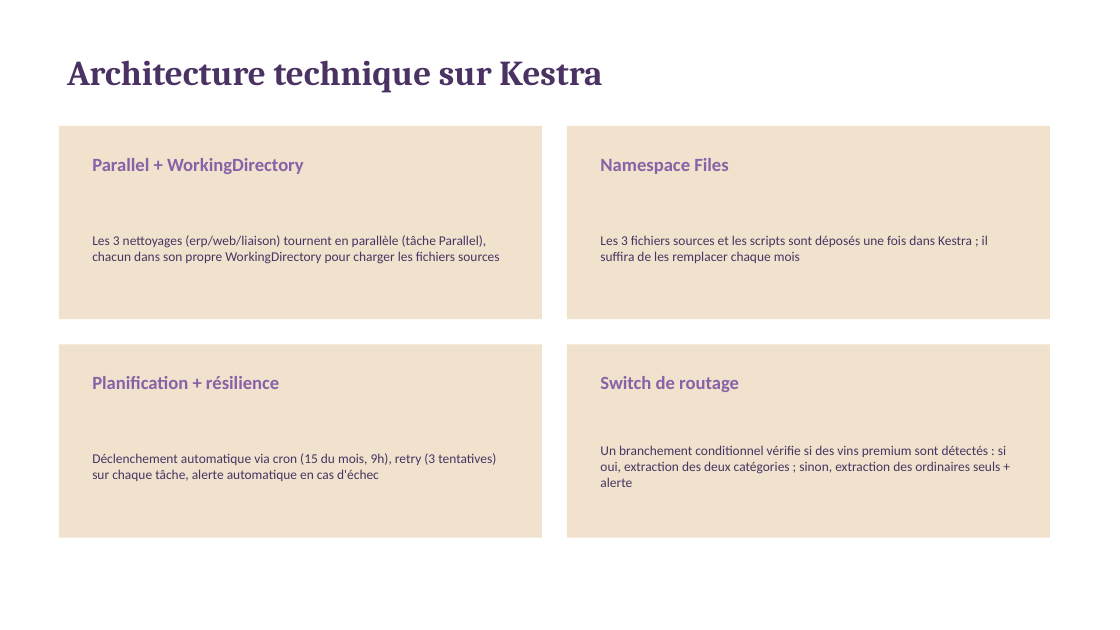
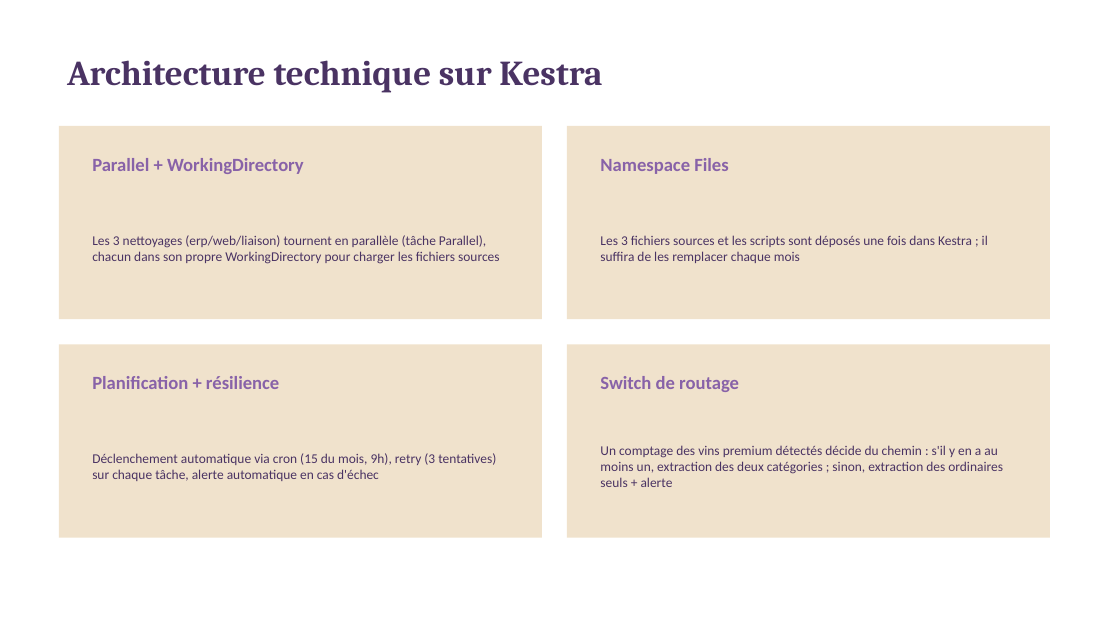
Before and after one commit to dorrazch-hue/bottleneck-data-pipeline, a slide deck: slide 5 of bottleneck_presentation.pptx. Drawn at 1120x630 pixels with LibreOffice and Linux fonts; fonts in the diff are those of the drawing. Boxes give left, top, right and bottom in pixels: in the first picture for what was removed or moved away, otherwise in the second. Text is boxed around its words. In the diff, an @@ line names an element or a change of style, - is before the commit and + after.

```diff
--- a/bottleneck_presentation.pptx
+++ b/bottleneck_presentation.pptx
@@ text at <box>600,445,1003,487</box>: text changed @@
-Un branchement conditionnel vérifie si des vins premium sont détectés : si oui, extraction des deux catégories ; sinon, extraction des ordinaires seuls + alerte
+Un comptage des vins premium détectés décide du chemin : s'il y en a au moins un, extraction des deux catégories ; sinon, extraction des ordinaires seuls + alerte
```
Also in this commit, not shown: 3 other slides changed.
